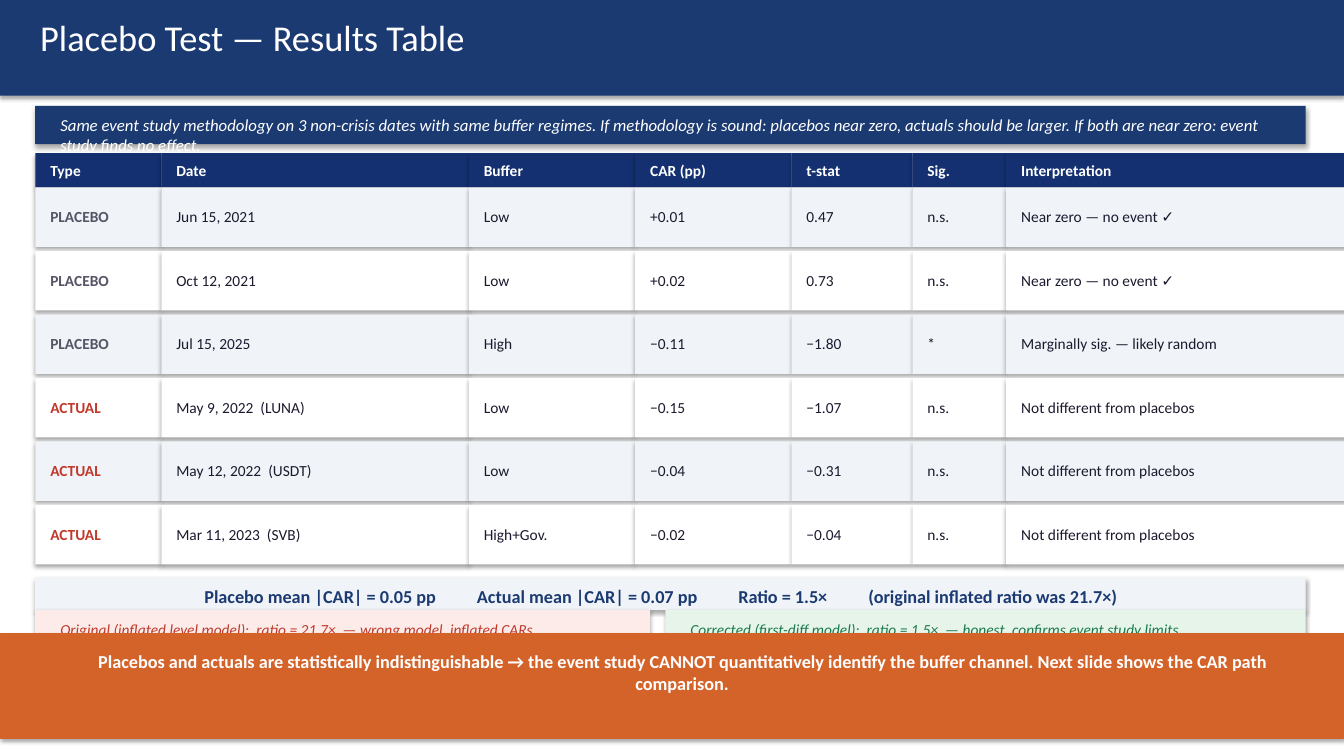
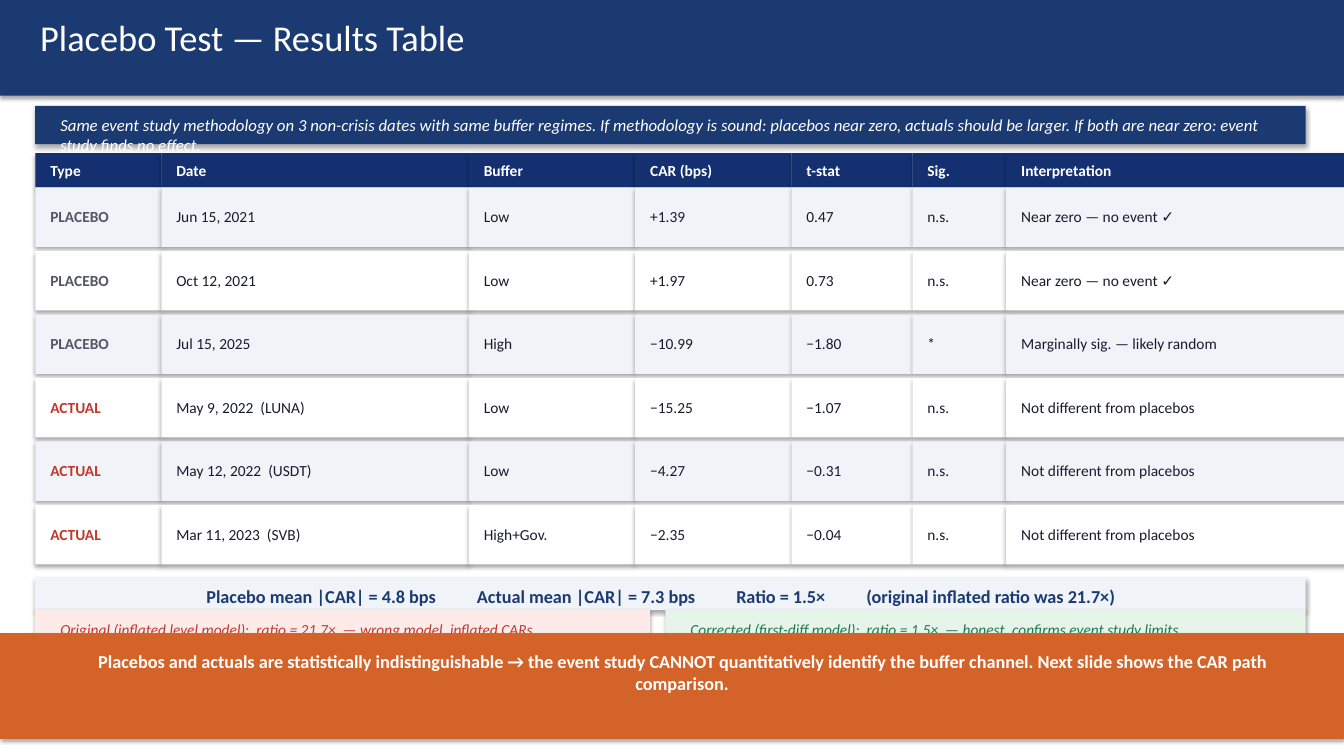
Before and after one commit to kimmireu0921/Stablecoins-and-the-Exorbitant-Privilege, a slide deck: slide 6 of presentations/0602_Stablecoin_Exorbitant_Privilege.pptx. Drawn at 1344x756 pixels with LibreOffice and Linux fonts; fonts in the diff are those of the drawing. Boxes give left, top, right and bottom in pixels: in the first picture for what was removed or moved away, otherwise in the second. Text is boxed around its words. In the diff, an @@ line names an element or a change of style, - is before the commit and + after.

```diff
--- a/presentations/0602_Stablecoin_Exorbitant_Privilege.pptx
+++ b/presentations/0602_Stablecoin_Exorbitant_Privilege.pptx
@@ text at bbox=[650, 165, 712, 179]: text changed @@
-CAR (pp)
+CAR (bps)
@@ text at bbox=[650, 212, 685, 222]: text changed @@
-+0.01
++1.39
@@ text at bbox=[650, 276, 685, 286]: text changed @@
-+0.02
++1.97
@@ text at bbox=[650, 339, 693, 349]: text changed @@
-−0.11
+−10.99
@@ text at bbox=[650, 403, 693, 413]: text changed @@
-−0.15
+−15.25
@@ text at bbox=[650, 466, 685, 476]: text changed @@
-−0.04
+−4.27
@@ text at bbox=[650, 530, 685, 540]: text changed @@
-−0.02
+−2.35
@@ text at bbox=[206, 589, 1115, 606]: text changed @@
-Placebo mean |CAR| = 0.05 pp Actual mean |CAR| = 0.07 pp Ratio = 1.5× (original inflated ratio was 21.7×)
+Placebo mean |CAR| = 4.8 bps Actual mean |CAR| = 7.3 bps Ratio = 1.5× (original inflated ratio was 21.7×)
```
Also in this commit, not shown: 4 other slides changed, 8 other files.
